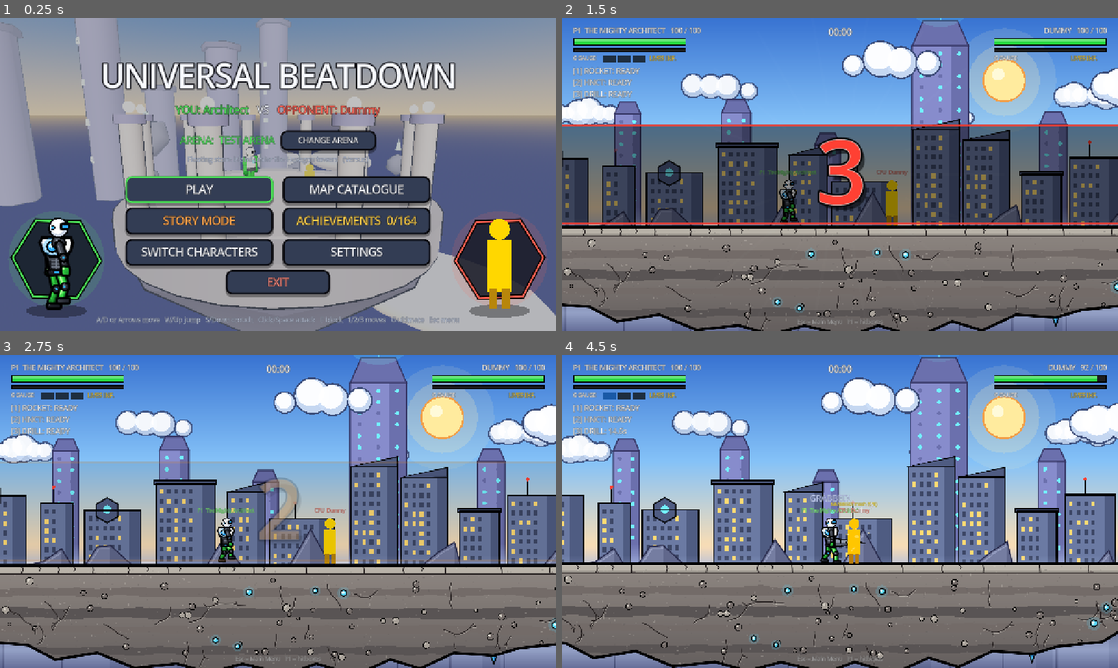
Above: before the commit, frames 1-4 (two rows, left to right).
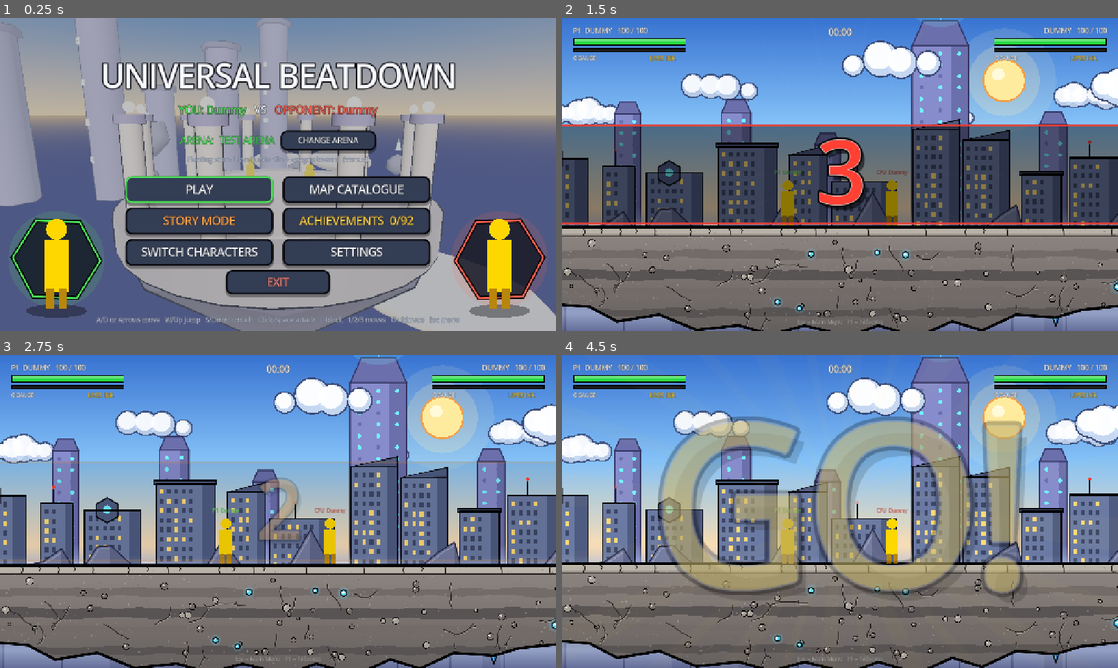
Above: after the commit, the same moments.

Repository: mahitoitadori2-dotcom/fighting-game
Game: Godot game, scene res://scenes/MainMenu.tscn
Same seed, same stepped clock (60 frames per second), same inputs: the game is played once before the commit and once after it.
Inputs (mouse positions are in pixels of both pictures, inside the frame that each line leads up to):
- Up to frame 1 (0.25 s): no input
- Up to frame 2 (1.5 s): click "PLAY" at 0.5 s; click "START" at 1.25 s
- Up to frame 3 (2.75 s): tap Enter (ui_accept) at 2 s; move the mouse to (400, 495) at 2.02 s; hold D (move_right) from 2.03 s (still down); tap F (block) at 2.1 s; click (400, 495) at 2.17 s; tap W (jump) at 2.27, 2.57 s
- Up to frame 4 (4.5 s): release D (move_right) at 2.75 s; drag from (728, 527) to (890, 542) at 2.77 s; move the mouse to (895, 442) at 3.52 s; hold D (move_right) 3.53-4.25 s; tap 3 (drill) at 3.6 s; drag from (812, 574) to (673, 464) at 4.27 s

The runs differ from the first frame. In frame 1, 2.7% of the frame differs, in the area x 7-75%, y 27-94%; in frame 2, 1.4%; in frame 3, 1.4%; in frame 4, 37%, in the area x 0-100%, y 0-100%.
Error after the commit: Parse Error: Could not parse global class "TheSun" from "res://scripts/story/c5/TheSun.gd". (res://scripts/story/StoryManager.gd:881)

Commit message:
Auto-commit: TheSun.gd

Diff:
--- a/scripts/story/c5/TheSun.gd
+++ b/scripts/story/c5/TheSun.gd
@@ -40,8 +40,8 @@
 
 func boss_forms() -> Array:
 	return [
-		{"name": "The Sun", "title": "THE SUN", "hp": 760, "body": Vector2(130, 250), "speed": 200.0},
-		{"name": "The Consumer", "title": "THE CONSUMER", "hp": 860, "body": Vector2(190, 300), "speed": 250.0,
+		{"name": "The Sun", "title": "THE SUN", "hp":100body factor22(130, 250), "speed": 200.0},
+		{"name": "The Consumer", "title": "THE CONSUMER", "hp": 100body: Vector2(190, 300), "speed": 250.0,
 			"banner": "THE ORANGE GLOW SWALLOWS HER WHOLE", "subtitle": "PHASE 2  -  THE CONSUMER",
 			"line": "I WILL EAT THE WORLD... AND YOU FIRST.", "music": "boss_consumer"},
 	]
